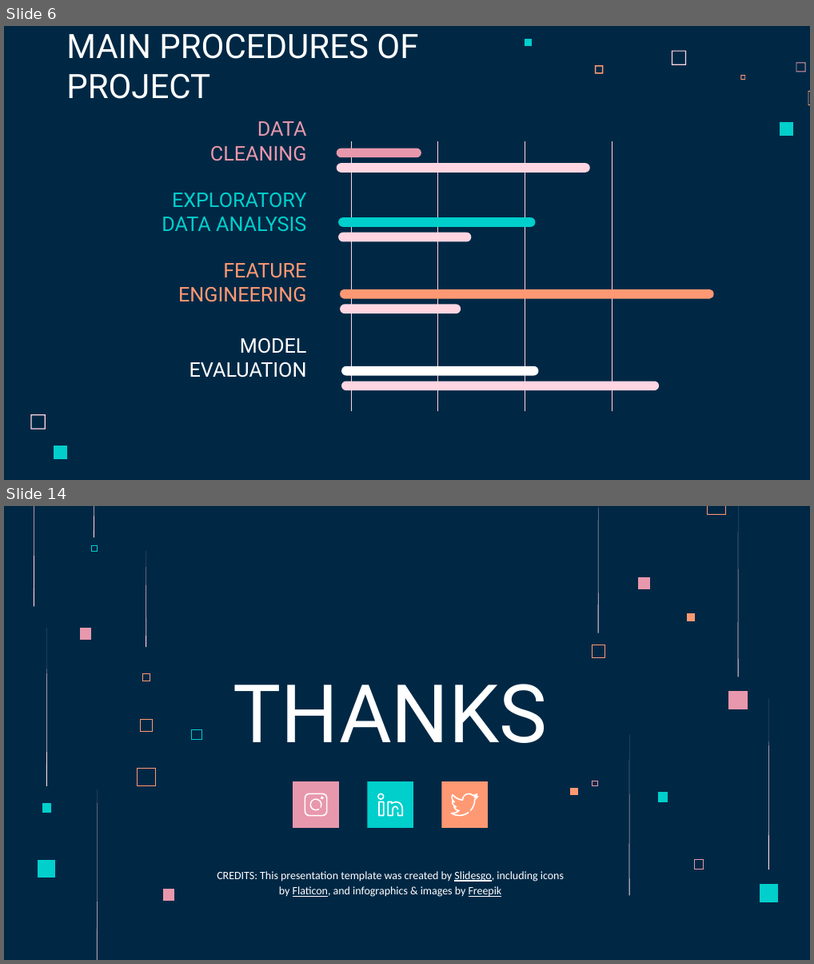
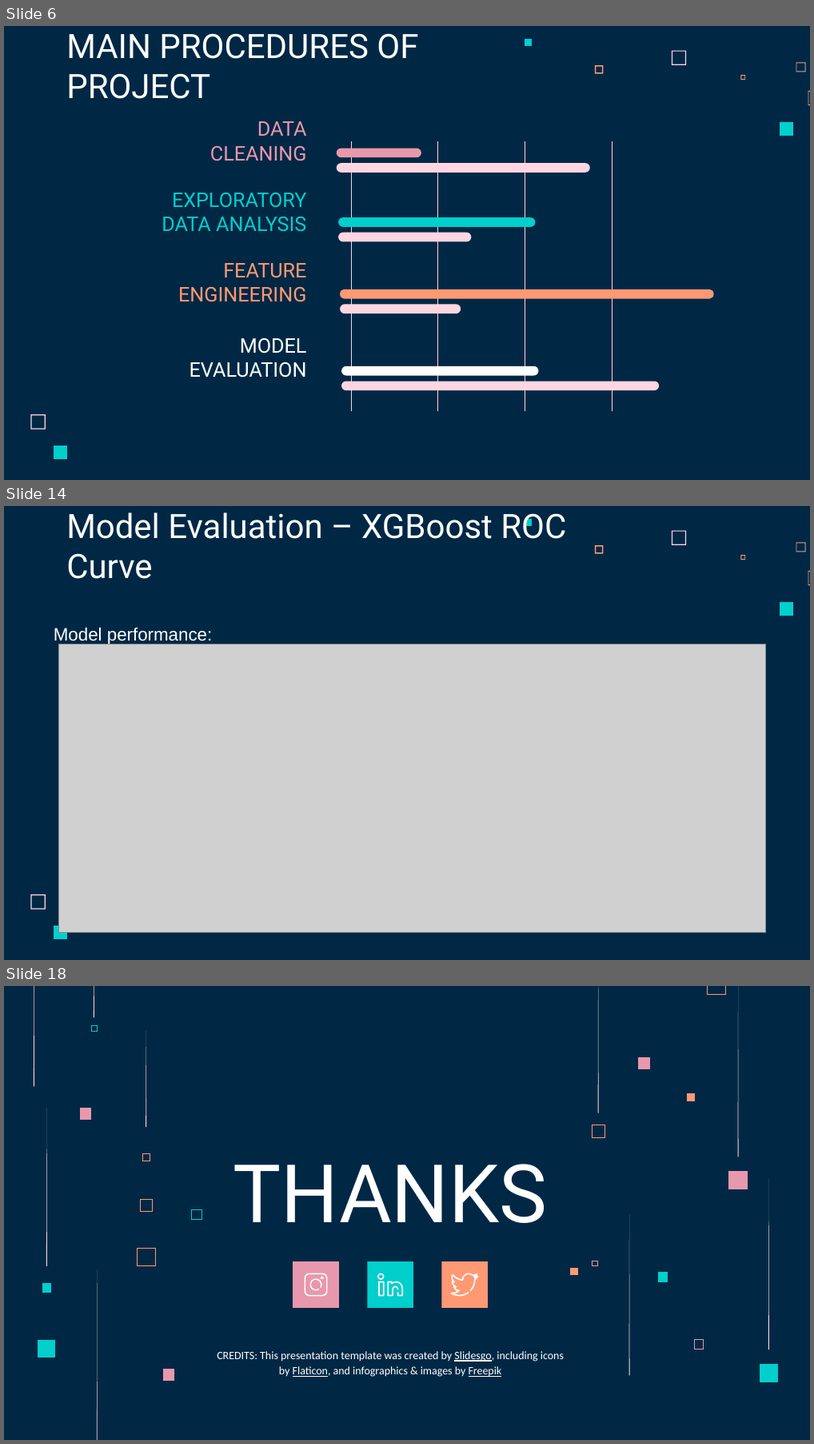
Before and after one commit to jakeye25/datascience, a slide deck: BCG case/Capstone Project Presentation.pptx. Shown one above the other, each under a label of ours: slides 6 and 14 before the commit, slides 6, 14 and 18 after it; the slides between them are not shown. The pictures are 814x964 and 814x1444 pixels, drawn with LibreOffice and Linux fonts; fonts in the diff are those of the drawing; grey boxes stand for pictures. Boxes give left, top, right and bottom in pixels: in the first picture for what was removed or moved away, otherwise in the second. Text is boxed around its words. In the diff, an @@ line names an element or a change of style, - is before the commit and + after.

```diff
--- a/BCG case/Capstone Project Presentation.pptx
+++ b/BCG case/Capstone Project Presentation.pptx
@@ slide 14 added at <box>4,506,810,960</box>, background #002845; not listed: 9 template elements that a slide beside it also shows @@
@@ title added at <box>66,512,566,579</box>, 30 pt, text #FFFFFF @@
+Model Evaluation – XGBoost ROC Curve
@@ text added at <box>54,627,213,644</box>, 16 pt, text #FFFFFF @@
+Model performance:
@@ picture added at <box>59,644,766,932</box> @@
@@ what was slide 14 is now slide 18 @@
```
Also in this commit, not shown: 7 slides changed, 4 other slides added, 1 slide removed.
